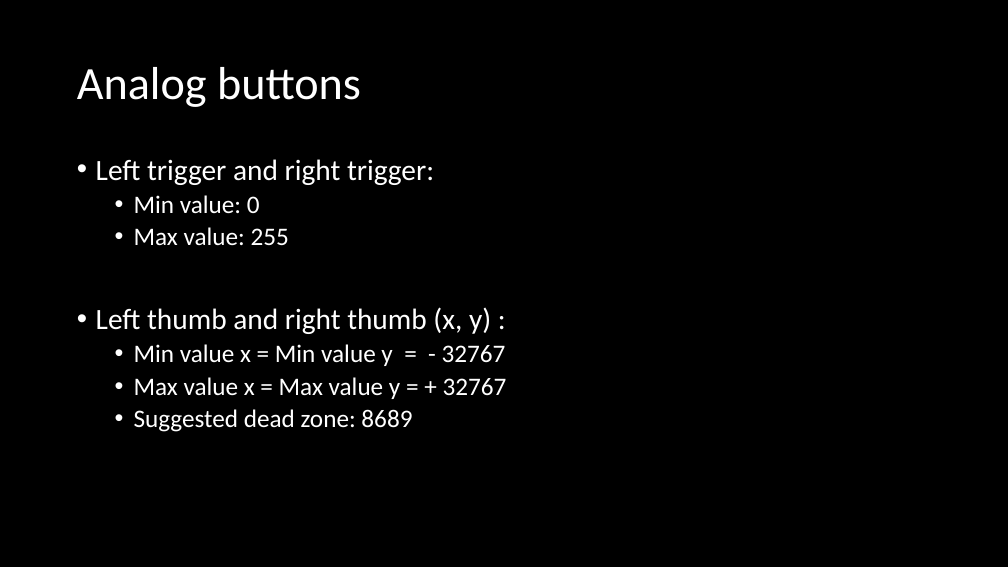
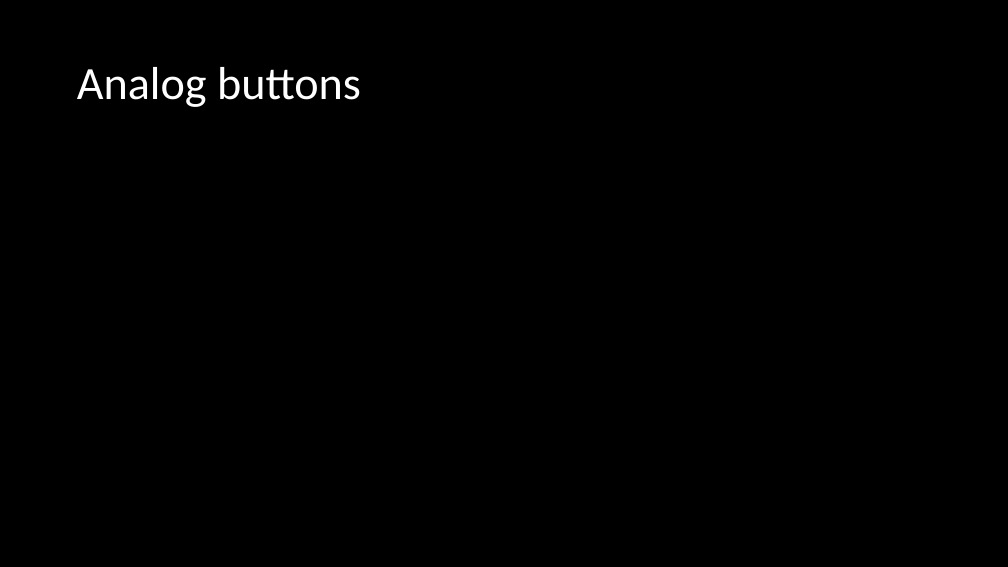
Before and after one commit to CozmoRobots/joystick, a slide deck: slide 4 of Xbox One Controller.pptx. Drawn at 1008x567 pixels with LibreOffice and Linux fonts; fonts in the diff are those of the drawing; grey boxes stand for pictures. Boxes give left, top, right and bottom in pixels: in the first picture for what was removed or moved away, otherwise in the second. Text is boxed around its words. In the diff, an @@ line names an element or a change of style, - is before the commit and + after.

Commit message:
changes

```diff
--- a/Xbox One Controller.pptx
+++ b/Xbox One Controller.pptx
@@ text removed at box(96, 159, 507, 432) @@
-• Left trigger and right trigger:
-  • Min value: 0
-  • Max value: 255
-• Left thumb and right thumb (x, y) :
-  • Min value x = Min value y = - 32767
-  • Max value x = Max value y = + 32767
-  • Suggested dead zone: 8689
```
